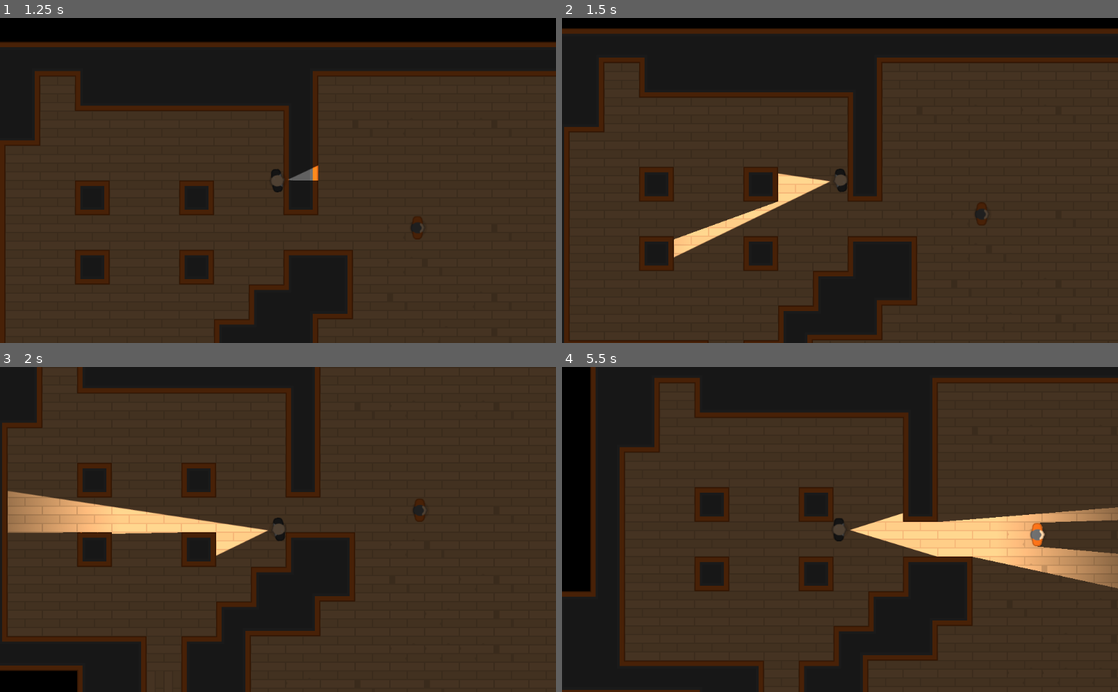
Above: before the commit, frames 1-4 (two rows, left to right).
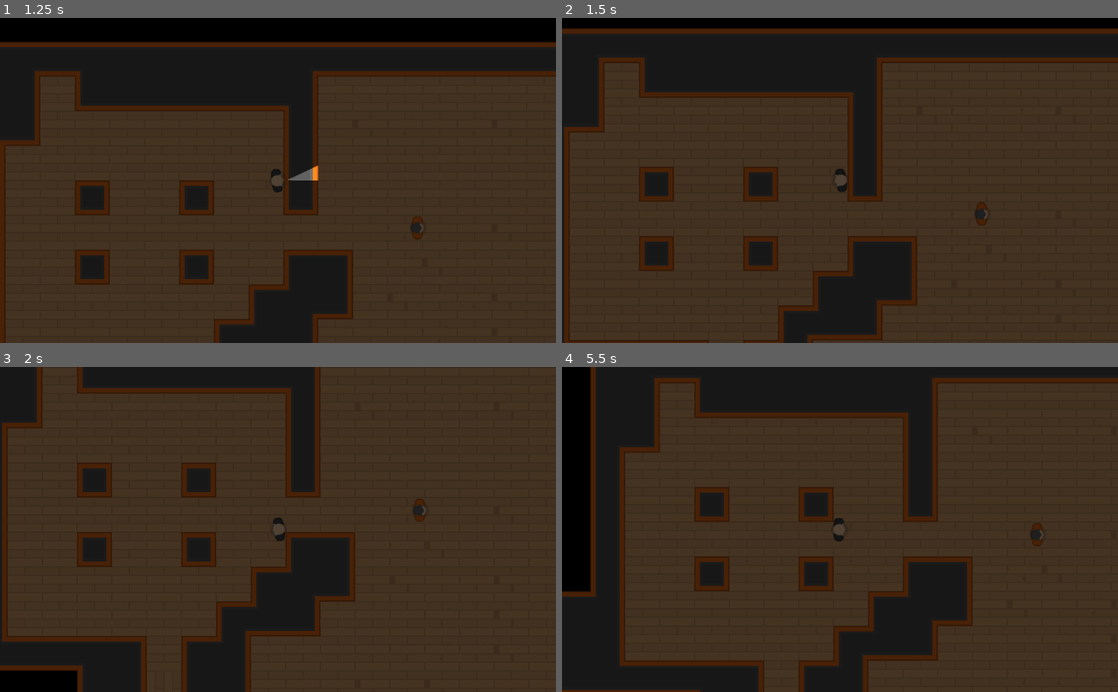
Above: after the commit, the same moments.

Repository: alexandrepeluchi/godot-udemy
Game: Godot game, scene res://Levels/TemplateLevel.tscn
The game is run twice, just before and just after one commit, with the same random seed, the same clock (stepped at 60 frames per second) and the same inputs. The project has no main scene, so this scene is started directly.
Inputs (mouse positions are in pixels of both pictures, inside the frame that each line leads up to):
- Up to frame 1 (1.25 s): tap Enter at 0.5 s; move the mouse to (400, 164) at 0.52 s; hold D (move_right) from 0.53 s (still down); hold Space (torch_toggle, bound only after the commit) from 0.53 s (still down)
- Up to frame 2 (1.5 s): move the mouse to (728, 196) at 1.27 s; release D (move_right) at 1.28 s; release Space (torch_toggle, bound only after the commit) at 1.28 s; hold S (move_down) from 1.28 s (still down); tap Space (torch_toggle, bound only after the commit) at 1.35 s
- Up to frame 3 (2 s): keep holding S (move_down)
- Up to frame 4 (5.5 s): move the mouse to (895, 458) at 2.02 s; release S (move_down) at 2.03 s; hold D (move_right) 2.03-2.78 s; hold Space (torch_toggle, bound only after the commit) 2.03-2.78 s; move the mouse to (812, 594) at 2.77 s; hold W (move_up) 2.78-3.53 s; tap Space (torch_toggle, bound only after the commit) at 2.85, 4.35, 5 s; move the mouse to (1006, 578) at 3.52 s; hold Space (torch_toggle, bound only after the commit) 3.53-4.28 s; hold A (move_left) 3.53-5.03 s; move the mouse to (673, 480) at 4.27 s; move the mouse to (867, 529) at 5.02 s; hold S (move_down) from 5.03 s (still down); hold Space (torch_toggle, bound only after the commit) from 5.03 s (still down)

Frame 1 is identical in both runs. In frame 2, 1.2% of the frame differs, in the area x 20-49%, y 47-74%; in frame 3, 3.6%; in frame 4, 5.4%, in the area x 51-100%, y 43-69%.

Commit message:
Liga e desliga lanterna

Diff:
--- a/Heist Meisters/Characters/Player.gd
+++ b/Heist Meisters/Characters/Player.gd
@@ -21,3 +21,7 @@
 		motion.x = clamp(motion.x - SPEED, -MAX_SPEED, 0)
 	else:
 		motion.x = lerp(motion.x, 0, FRICTION)
+
+func _input(event: InputEvent) -> void:
+	if Input.is_action_pressed("torch_toggle"):
+		$Torch.enabled = !$Torch.enabled
--- a/Heist Meisters/project.godot
+++ b/Heist Meisters/project.godot
@@ -40,6 +40,11 @@
 "events": [ Object(InputEventKey,"resource_local_to_scene":false,"resource_name":"","device":0,"alt":false,"shift":false,"control":false,"meta":false,"command":false,"pressed":false,"scancode":68,"unicode":0,"echo":false,"script":null)
  ]
 }
+torch_toggle={
+"deadzone": 0.5,
+"events": [ Object(InputEventKey,"resource_local_to_scene":false,"resource_name":"","device":0,"alt":false,"shift":false,"control":false,"meta":false,"command":false,"pressed":false,"scancode":32,"unicode":0,"echo":false,"script":null)
+ ]
+}
 
 [rendering]
 
